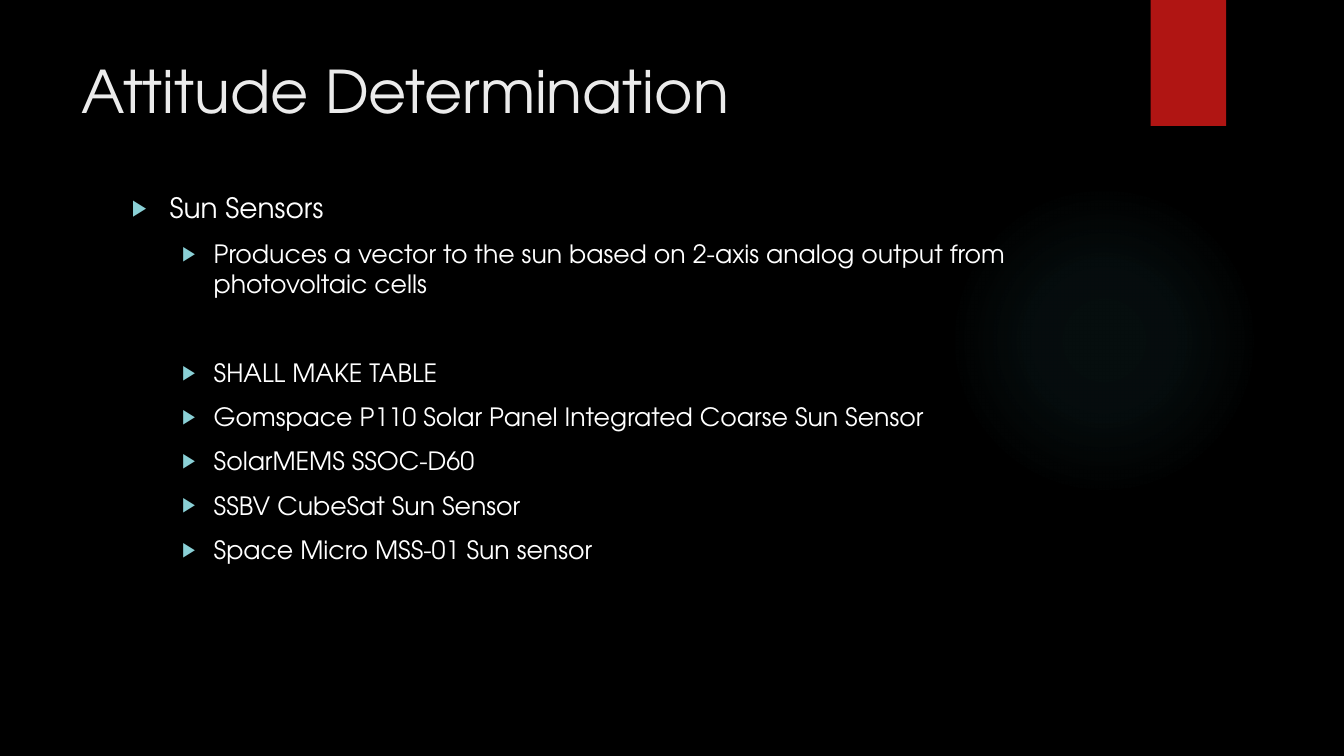
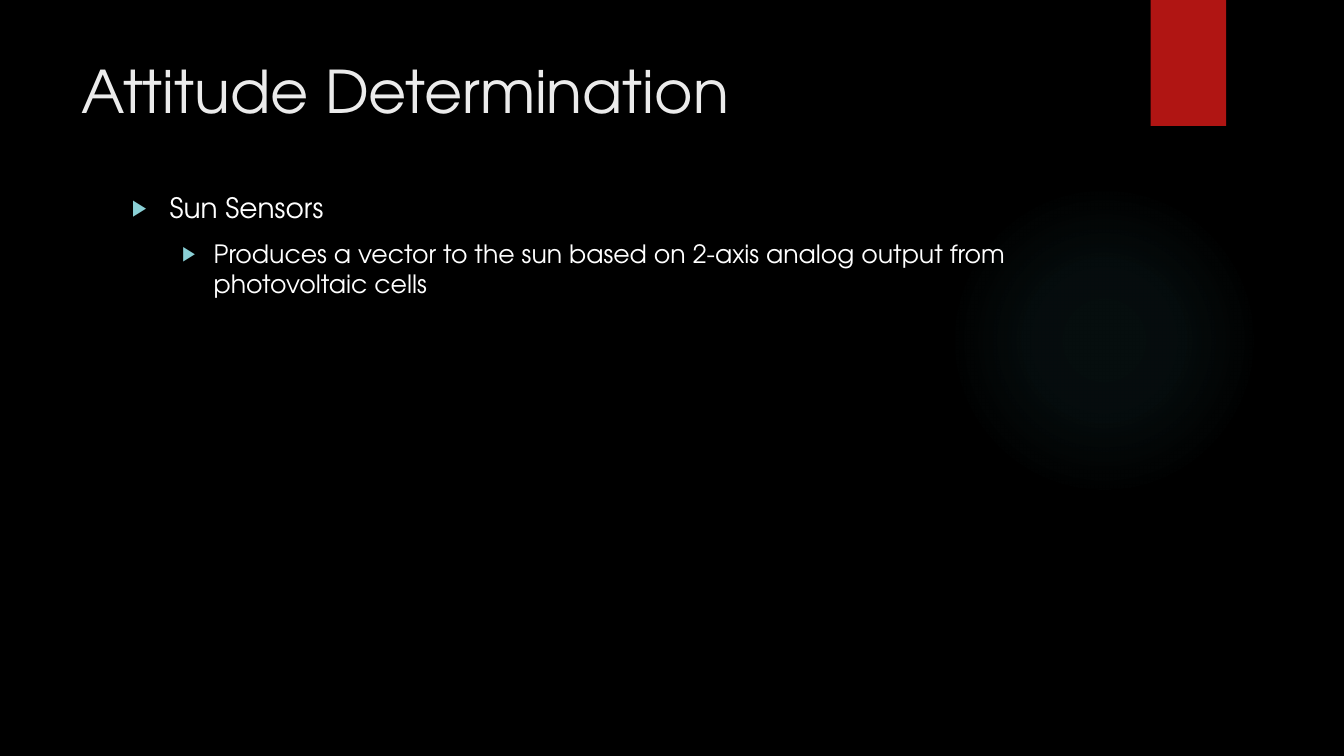
Before and after one commit to HASP-UMN/CubeSat, a slide deck: slide 12 of Presentations/PDR_Presentation.pptx. Drawn at 1344x756 pixels with LibreOffice and Linux fonts; fonts in the diff are those of the drawing; background and template pictures are left out. Boxes give left, top, right and bottom in pixels: in the first picture for what was removed or moved away, otherwise in the second. Text is boxed around its words. In the diff, an @@ line names an element or a change of style, - is before the commit and + after.

Commit message:
Updated PDR Sun Sensors

```diff
--- a/Presentations/PDR_Presentation.pptx
+++ b/Presentations/PDR_Presentation.pptx
@@ text at <box>214,363,923,564</box>: paragraphs removed @@
-  ▶ SHALL MAKE TABLE
-  ▶ Gomspace P110 Solar Panel Integrated Coarse Sun Sensor
-  ▶ SolarMEMS SSOC-D60
-  ▶ SSBV CubeSat Sun Sensor
-  ▶ Space Micro MSS-01 Sun sensor
```
Also in this commit, not shown: 1 slide added.
